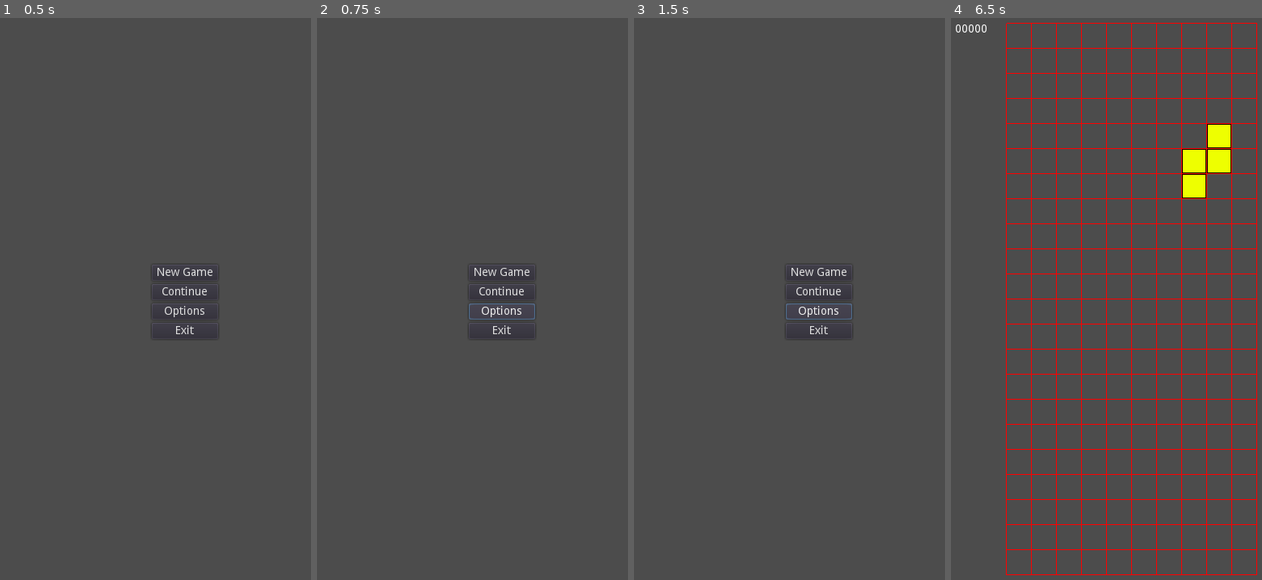
Above: before the commit, frames 1-4 (left to right).
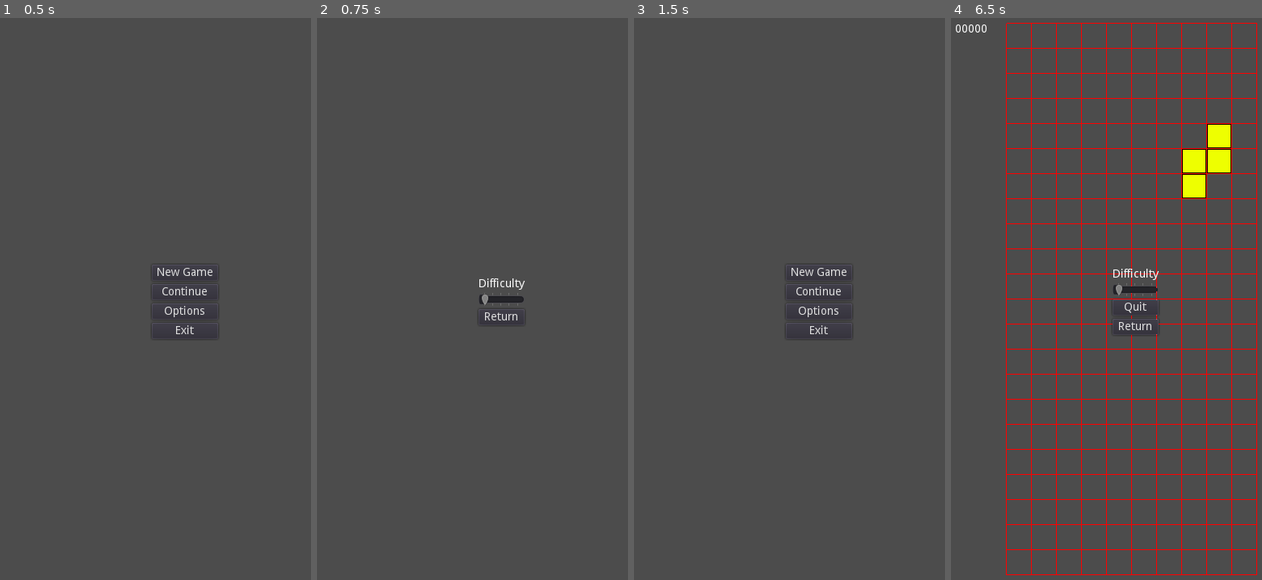
Above: after the commit, the same moments.

Repository: LaffertyDev/Shapes_Collider
Game: Godot game, scene res://main_menu/main_menu.tscn
The game is run twice, just before and just after one commit, with the same random seed, the same clock (stepped at 60 frames per second) and the same inputs.
Inputs (mouse positions are in pixels of both pictures, inside the frame that each line leads up to):
- Up to frame 1 (0.5 s): no input
- Up to frame 2 (0.75 s): click "Options" at 0.5 s
- Up to frame 3 (1.5 s): click (817, 315) at 1.25 s, where only the run after the commit has a clickable "Return"
- Up to frame 4 (6.5 s): click "New Game" at 2 s; tap Enter at 2.75, 4.25 s; hold Right (ui_right) 2.78-3.53 s; hold R (ui_rotate) 2.78-3.53 s; tap Space at 3.5, 5 s; hold Down (ui_down) 3.53-4.28 s; tap R (ui_rotate) at 3.6, 5.1 s; hold R (ui_rotate) 4.28-5.03 s; hold Right (ui_right) 4.28-5.78 s; hold Left (ui_left) from 5.78 s (still down); hold R (ui_rotate) from 5.78 s (still down); tap Escape (ui_toggle_menu, bound only after the commit) at 6.4 s

Frame 1 is identical in both runs. In frame 2, 0.8% of the frame differs, in the area x 48-71%, y 44-57%; in frame 3, less than 0.1%; in frame 4, 0.5%.

Commit message:
Add basic menu with difficulty slider

Diff:
--- a/main_menu/main_menu.gd
+++ b/main_menu/main_menu.gd
@@ -11,3 +11,8 @@
 
 func _on_Exit_pressed():
 	get_tree().quit()
+
+func _on_Options_pressed():
+	var err = get_tree().change_scene("res://options_menu/options_menu.tscn")
+	if err != OK:
+		print("There was a failure changing the scene")
--- a/main_menu/main_menu.tscn
+++ b/main_menu/main_menu.tscn
@@ -19,39 +19,40 @@
 }
 
 [node name="VerticalBoxContainer" type="VBoxContainer" parent="HBoxContainer"]
-margin_left = 471.0
-margin_right = 553.0
-margin_bottom = 1024.0
+margin_left = 199.0
+margin_right = 281.0
+margin_bottom = 720.0
 alignment = 1
 __meta__ = {
 "_edit_use_anchors_": false
 }
 
 [node name="New Game" type="Button" parent="HBoxContainer/VerticalBoxContainer"]
-margin_top = 466.0
+margin_top = 314.0
 margin_right = 82.0
-margin_bottom = 486.0
+margin_bottom = 334.0
 text = "New Game"
 __meta__ = {
 "_edit_use_anchors_": false
 }
 
 [node name="Continue" type="Button" parent="HBoxContainer/VerticalBoxContainer"]
-margin_top = 490.0
+margin_top = 338.0
 margin_right = 82.0
-margin_bottom = 510.0
+margin_bottom = 358.0
 text = "Continue"
 
 [node name="Options" type="Button" parent="HBoxContainer/VerticalBoxContainer"]
-margin_top = 514.0
+margin_top = 362.0
 margin_right = 82.0
-margin_bottom = 534.0
+margin_bottom = 382.0
 text = "Options"
 
 [node name="Exit" type="Button" parent="HBoxContainer/VerticalBoxContainer"]
-margin_top = 538.0
+margin_top = 386.0
 margin_right = 82.0
-margin_bottom = 558.0
+margin_bottom = 406.0
 text = "Exit"
 [connection signal="pressed" from="HBoxContainer/VerticalBoxContainer/New Game" to="." method="_on_New_Game_pressed"]
+[connection signal="pressed" from="HBoxContainer/VerticalBoxContainer/Options" to="." method="_on_Options_pressed"]
 [connection signal="pressed" from="HBoxContainer/VerticalBoxContainer/Exit" to="." method="_on_Exit_pressed"]
--- /dev/null
+++ b/options_menu/options_menu.gd
@@ -0,0 +1,44 @@
+extends Control
+
+var isInGame = false
+
+signal difficulty_changed(difficulty)
+signal menu_open()
+signal menu_closed()
+
+# Called when the node enters the scene tree for the first time.
+func _ready():
+	add_to_group("menu")
+	$HBoxContainer/VBoxContainer/return_to_main_menu.hide()
+	emit_signal("menu_open")
+
+#menu exit
+#go back to main menu only if we are not in a game
+func _on_exit_button_pressed():
+	close(!isInGame)
+
+func mark_menu_as_game():
+	isInGame = true
+	$HBoxContainer/VBoxContainer/return_to_main_menu.show()
+
+func close(goToMainMenu):
+	emit_signal("menu_closed")
+	self.hide()
+	self.queue_free()
+
+	if goToMainMenu:
+		# state should go back to main menu
+		_go_to_main_menu()
+
+# go back to main menu
+# should only fire if we are in the game
+func _on_return_to_main_menu_pressed():
+	close(true)
+
+func _go_to_main_menu():
+	var err = get_tree().change_scene("res://main_menu/main_menu.tscn")
+	if err != OK:
+		print("There was a failure changing the scene")
+
+func _on_difficulty_slider_value_changed(value):
+	emit_signal("difficulty_changed", int(value))
--- /dev/null
+++ b/options_menu/options_menu.tscn
@@ -0,0 +1,62 @@
+[gd_scene load_steps=2 format=2]
+
+[ext_resource path="res://options_menu/options_menu.gd" type="Script" id=1]
+
+[node name="Control" type="Control"]
+anchor_right = 1.0
+anchor_bottom = 1.0
+script = ExtResource( 1 )
+__meta__ = {
+"_edit_use_anchors_": false
+}
+
+[node name="HBoxContainer" type="HBoxContainer" parent="."]
+anchor_right = 1.0
+anchor_bottom = 1.0
+alignment = 1
+__meta__ = {
+"_edit_use_anchors_": false
+}
+
+[node name="VBoxContainer" type="VBoxContainer" parent="HBoxContainer"]
+margin_left = 211.0
+margin_right = 268.0
+margin_bottom = 720.0
+alignment = 1
+__meta__ = {
+"_edit_use_anchors_": false
+}
+
+[node name="difficulty_label" type="Label" parent="HBoxContainer/VBoxContainer"]
+margin_top = 319.0
+margin_right = 57.0
+margin_bottom = 333.0
+text = "Difficulty"
+__meta__ = {
+"_edit_use_anchors_": false
+}
+
+[node name="difficulty_slider" type="HSlider" parent="HBoxContainer/VBoxContainer"]
+margin_top = 337.0
+margin_right = 57.0
+margin_bottom = 353.0
+min_value = 1.0
+max_value = 5.0
+value = 1.0
+tick_count = 5
+ticks_on_borders = true
+
+[node name="return_to_main_menu" type="Button" parent="HBoxContainer/VBoxContainer"]
+margin_top = 357.0
+margin_right = 57.0
+margin_bottom = 377.0
+text = "Quit"
+
+[node name="exit_button" type="Button" parent="HBoxContainer/VBoxContainer"]
+margin_top = 381.0
+margin_right = 57.0
+margin_bottom = 401.0
+text = "Return"
+[connection signal="value_changed" from="HBoxContainer/VBoxContainer/difficulty_slider" to="." method="_on_difficulty_slider_value_changed"]
+[connection signal="pressed" from="HBoxContainer/VBoxContainer/return_to_main_menu" to="." method="_on_return_to_main_menu_pressed"]
+[connection signal="pressed" from="HBoxContainer/VBoxContainer/exit_button" to="." method="_on_exit_button_pressed"]
--- a/project.godot
+++ b/project.godot
@@ -39,6 +39,11 @@
 "events": [ Object(InputEventKey,"resource_local_to_scene":false,"resource_name":"","device":0,"alt":false,"shift":false,"control":false,"meta":false,"command":false,"pressed":false,"scancode":82,"unicode":0,"echo":false,"script":null)
  ]
 }
+ui_toggle_menu={
+"deadzone": 0.5,
+"events": [ Object(InputEventKey,"resource_local_to_scene":false,"resource_name":"","device":0,"alt":false,"shift":false,"control":false,"meta":false,"command":false,"pressed":false,"scancode":16777217,"unicode":0,"echo":false,"script":null)
+ ]
+}
 
 [rendering]
 
--- a/shapes_board/shapes_board.gd
+++ b/shapes_board/shapes_board.gd
@@ -22,19 +22,54 @@
 		shapes_grid[x] = []
 		shapes_grid[x].resize(GridDepth)
 
-func _input(event):
-	if event.is_action_pressed("ui_left"):
-		attempt_move_left(current_shape)
-
-	if event.is_action_pressed("ui_right"):
-		attempt_move_right(current_shape)
-
-	if event.is_action_pressed("ui_down"):
-		attempt_move_down(current_shape)
-
-	if event.is_action_pressed("ui_rotate"):
-		if current_shape.can_rotate_clockwise(shapes_grid):
-			current_shape.rotate_clockwise()
+func _unhandled_input(event):
+	if !is_paused():
+		if event.is_action_pressed("ui_left"):
+			attempt_move_left(current_shape)
+
+		if event.is_action_pressed("ui_right"):
+			attempt_move_right(current_shape)
+
+		if event.is_action_pressed("ui_down"):
+			attempt_move_down(current_shape)
+
+		if event.is_action_pressed("ui_rotate"):
+			if current_shape.can_rotate_clockwise(shapes_grid):
+				current_shape.rotate_clockwise()
+
+	if event.is_action_pressed("ui_toggle_menu"):
+		if !is_paused():
+			print('group does not exist yet')
+			var options_res = load("res://options_menu/options_menu.tscn")
+			var options_menu = options_res.instance()
+			options_menu.connect("difficulty_changed", self, "_on_Difficulty_Change")
+			options_menu.connect("menu_open", self, "_handle_menu_open")
+			options_menu.connect("menu_closed", self, "_handle_menu_closed")
+			get_parent().add_child(options_menu);
+			options_menu.mark_menu_as_game()
+		else:
+			get_tree().call_group("menu", "close", false) # tell menu to close without going to main menu
+
+func _handle_menu_open():
+	$ShapeTimer.stop()
+
+func _handle_menu_closed():
+	$ShapeTimer.start()
+
+func _on_Difficulty_Change(difficulty):
+	match difficulty:
+		1:
+			$ShapeTimer.wait_time = 1.0
+		2:
+			$ShapeTimer.wait_time = 0.6
+		3:
+			$ShapeTimer.wait_time = 0.4
+		4:
+			$ShapeTimer.wait_time = 0.15
+		5:
+			$ShapeTimer.wait_time = 0.05
+		_:
+			print("Invalid Difficulty Option")
 
 func _on_ShapeTimer_timeout():
 	if !can_move_down(current_shape):
@@ -50,6 +85,9 @@
 
 	else:
 		attempt_move_down(current_shape)
+
+func is_paused():
+	return get_tree().has_group("menu")
 
 func get_random_shape_option():
 	return rng.randi_range(0, Enums.ShapeOptions.size() - 1)
